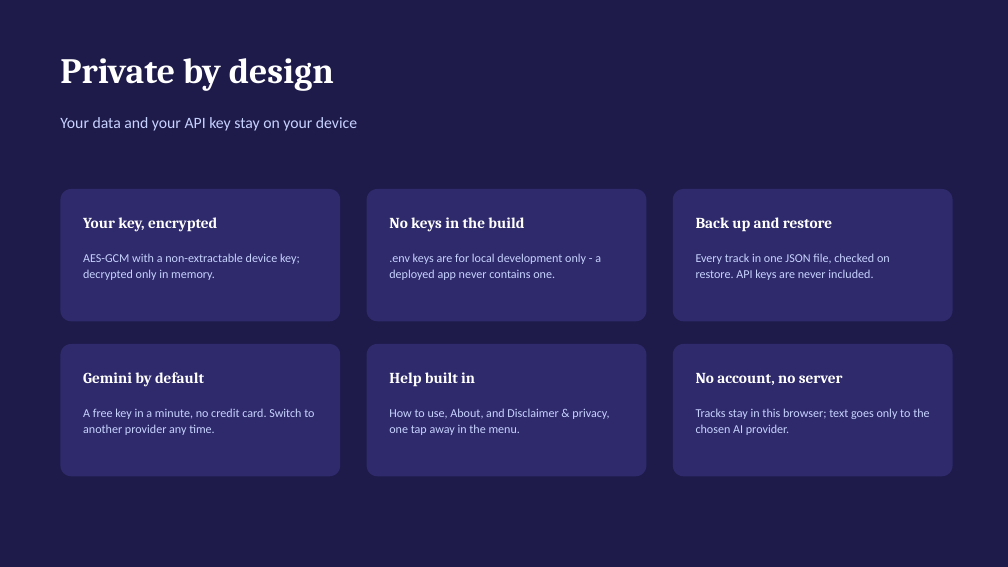
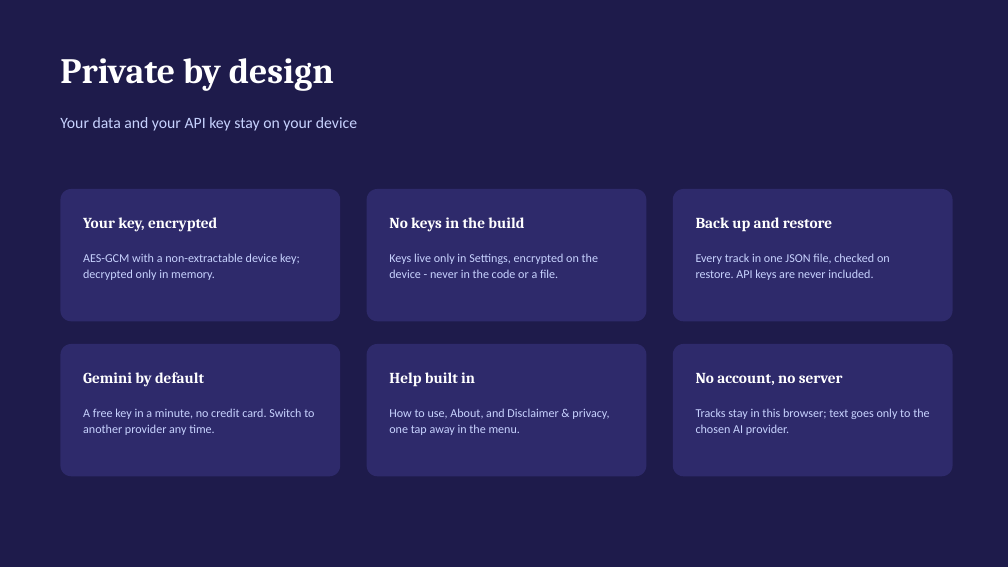
Before and after one commit to sohelPathanHarbinger/skill_path, a slide deck: slide 13 of docs/SkillPath-Presentation.pptx. Drawn at 1008x567 pixels with LibreOffice and Linux fonts; fonts in the diff are those of the drawing. Boxes give left, top, right and bottom in pixels: in the first picture for what was removed or moved away, otherwise in the second. Text is boxed around its words. In the diff, an @@ line names an element or a change of style, - is before the commit and + after.

Commit message:
refactor: remove .env.example and config.ts; update documentation and settings handling for API keys

```diff
--- a/docs/SkillPath-Presentation.pptx
+++ b/docs/SkillPath-Presentation.pptx
@@ text at (389,253,598,278): text changed @@
-.env keys are for local development only - a deployed app never contains one.
+Keys live only in Settings, encrypted on the device - never in the code or a file.
```
Also in this commit, not shown: 11 other files.
